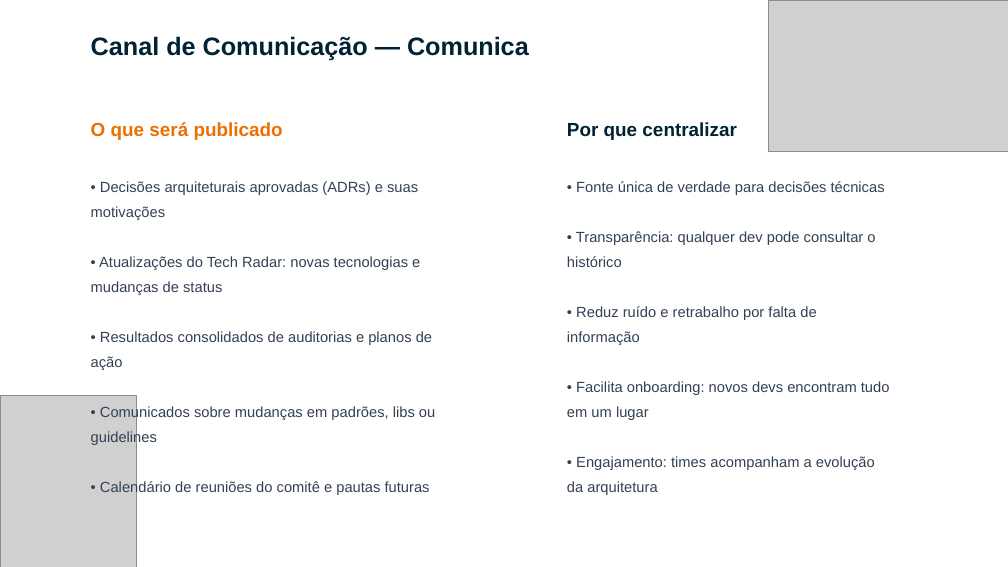
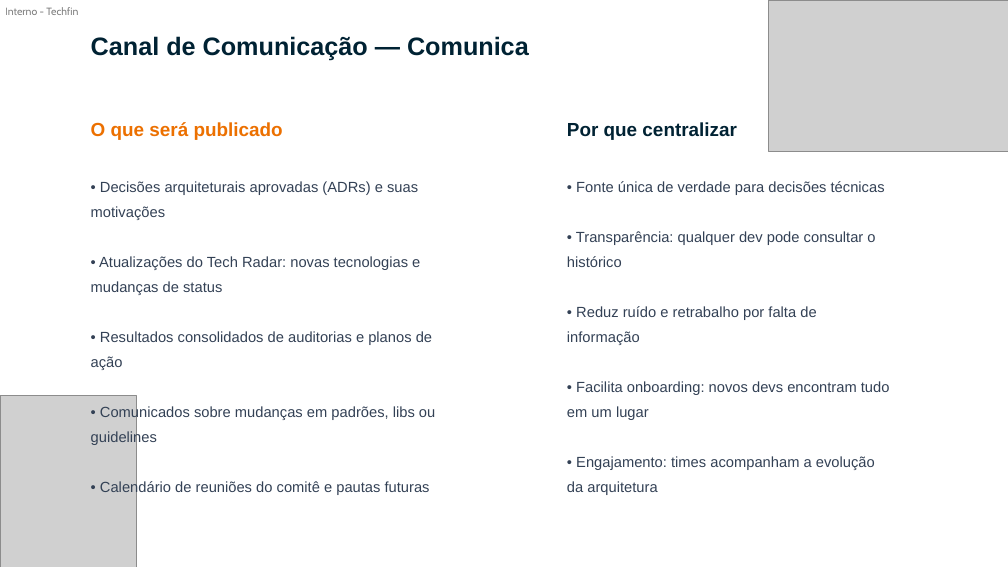
Before and after one commit to clayton-devplus/files, a slide deck: slide 19 of arch/comite-arquitetura-techfin-template.pptx (slide 18 before the commit). Drawn at 1008x567 pixels with LibreOffice and Linux fonts; fonts in the diff are those of the drawing; grey boxes stand for pictures. Boxes give left, top, right and bottom in pixels: in the first picture for what was removed or moved away, otherwise in the second. Text is boxed around its words. In the diff, an @@ line names an element or a change of style, - is before the commit and + after.

```diff
--- a/arch/comite-arquitetura-techfin-template.pptx
+++ b/arch/comite-arquitetura-techfin-template.pptx
@@ text added at (5, 7, 78, 15), 10 pt, text #000000 at 50% opacity @@
+Interno - Techfin
```
Also in this commit, not shown: 13 other slides changed, 1 slide added.
